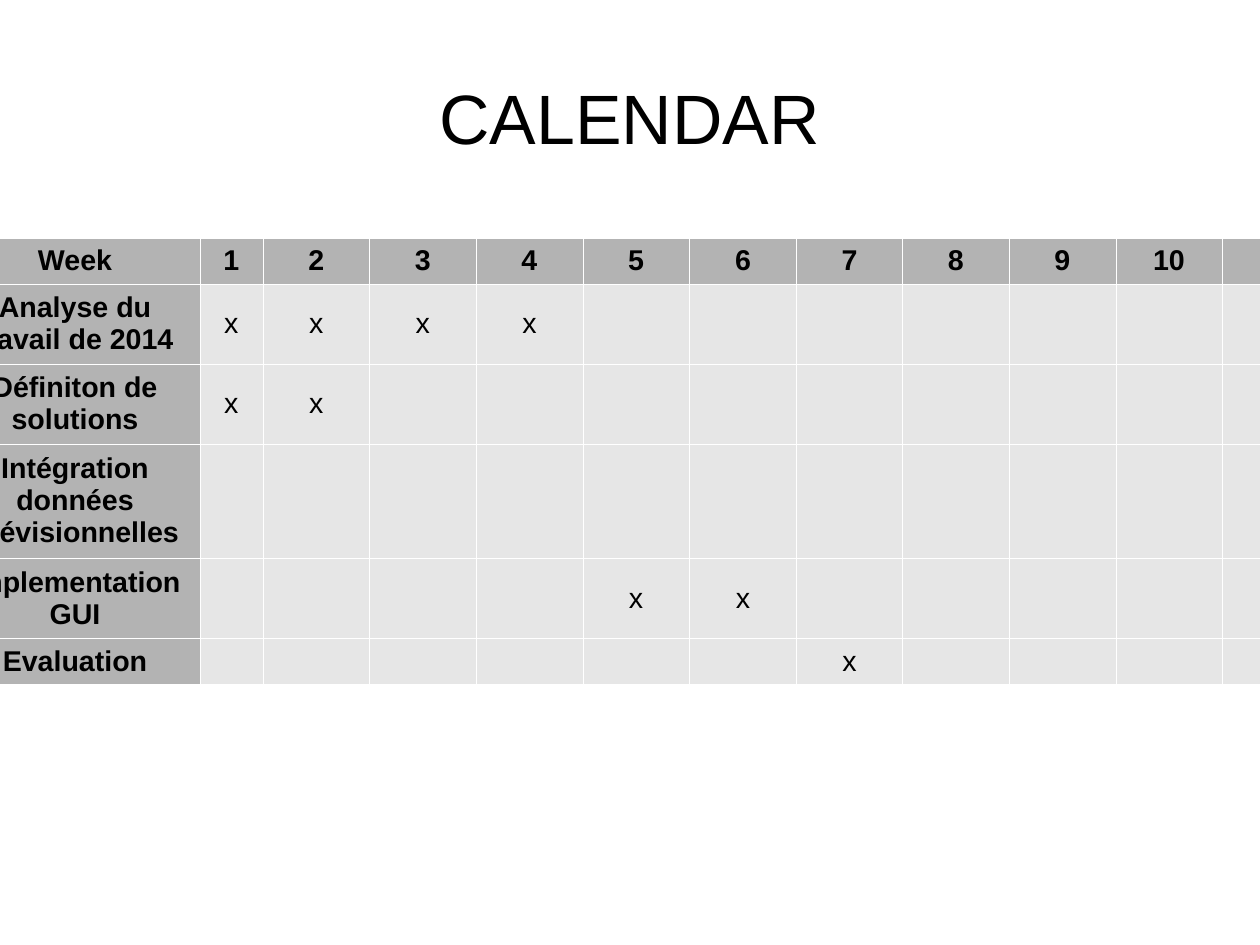
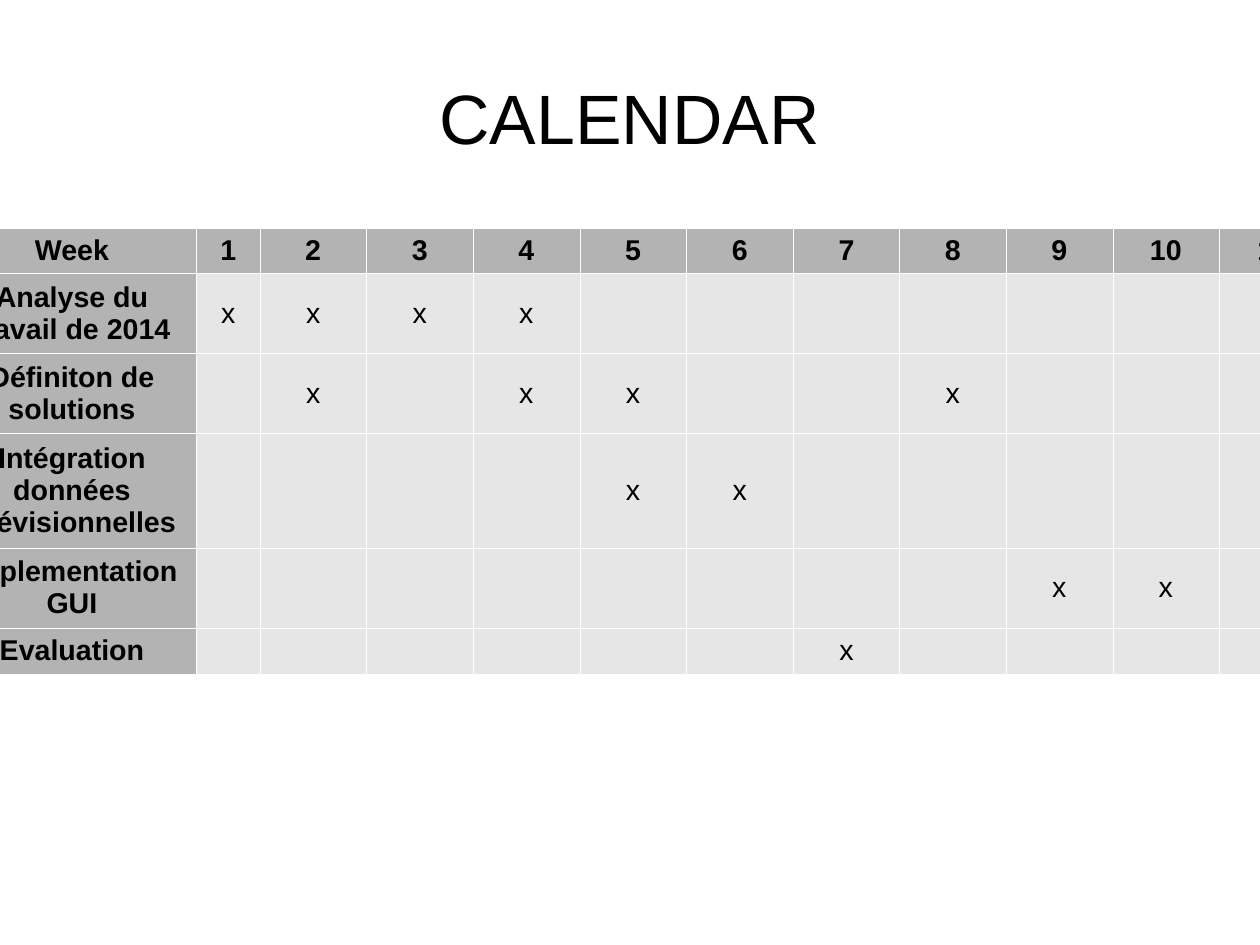
Before and after one commit to nesta7/designProject, a slide deck: slide 1 of calendrier_design.odp. Drawn at 1260x945 pixels with LibreOffice and Linux fonts; fonts in the diff are those of the drawing. Boxes give left, top, right and bottom in pixels: in the first picture for what was removed or moved away, otherwise in the second. Text is boxed around its words. In the diff, an @@ line names an element or a change of style, - is before the commit and + after.

Commit message:
calendar modified

```diff
--- a/calendrier_design.odp
+++ b/calendrier_design.odp
@@ table at (0,228,1260,665) @@
-row 3: Définiton de solutions | x | x |  |  |  |  |  |  |  |  |  |  |  | 
+row 3: Définiton de solutions |  | x |  | x | x |  |  | x |  |  |  |  |  | 
-row 4, column 6: 
+row 4, column 6: x
-row 4, column 7: 
+row 4, column 7: x
-row 5: Implementation GUI |  |  |  |  | x | x |  |  |  |  |  |  |  | 
+row 5: Implementation GUI |  |  |  |  |  |  |  |  | x | x | x |  |  | 
-row 6, column 13: 
+row 6, column 13: x
@@ table: place and size @@
-table at (0,238,1260,676)
+table at (0,228,1260,665)
```
